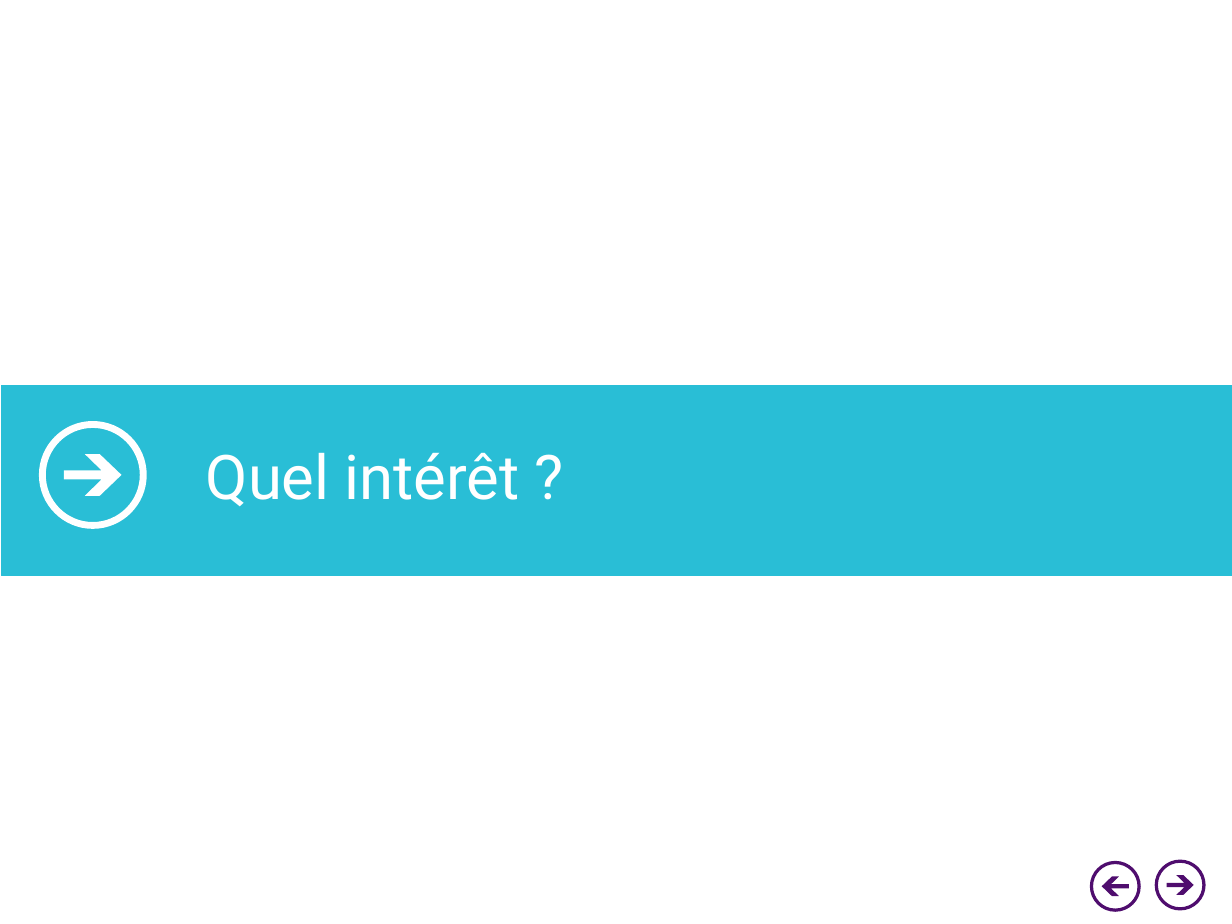
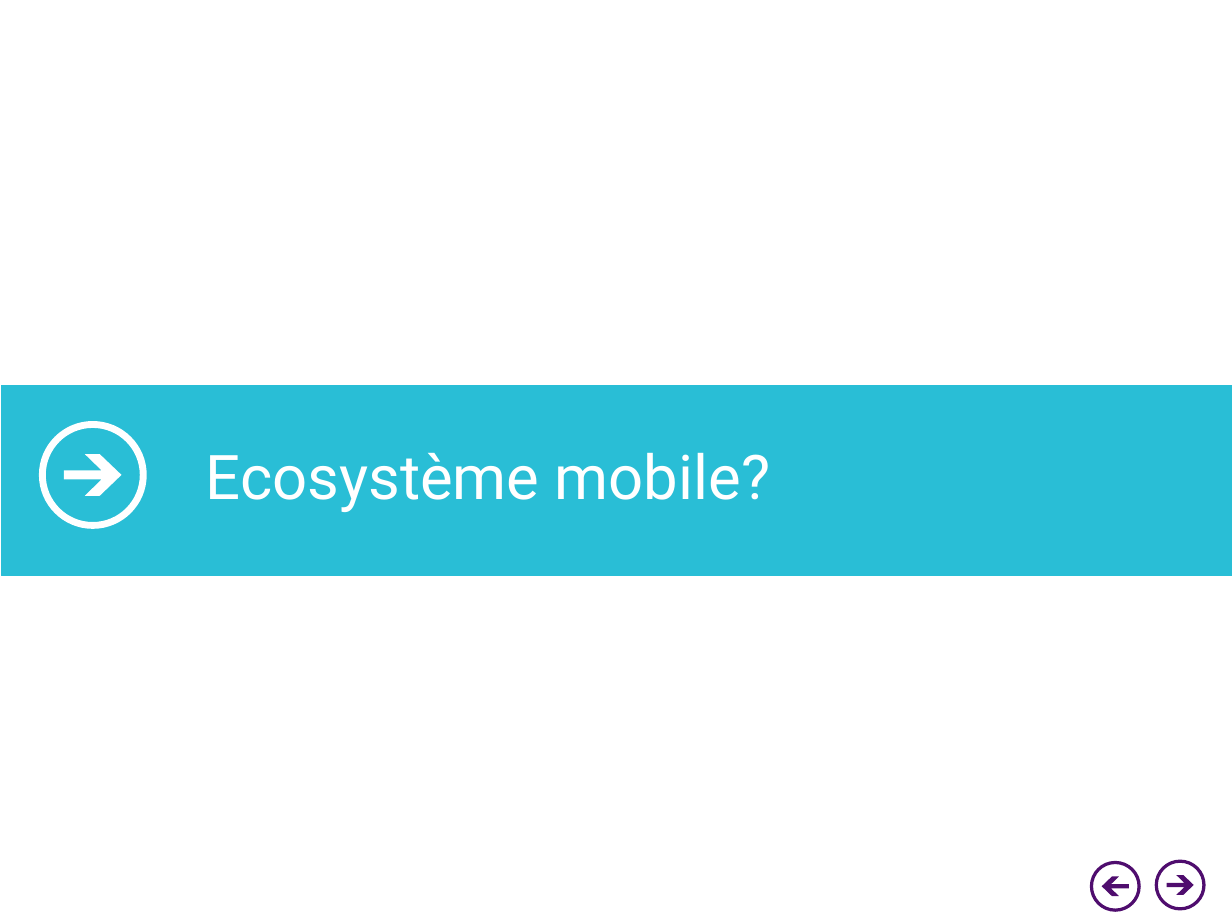
Before and after one commit to lnimong/prezxamarin, a slide deck: slide 4 of XamarinPrez.pptx. Drawn at 1232x924 pixels with LibreOffice and Linux fonts; fonts in the diff are those of the drawing; background and template pictures are left out. Boxes give left, top, right and bottom in pixels: in the first picture for what was removed or moved away, otherwise in the second. Text is boxed around its words. In the diff, an @@ line names an element or a change of style, - is before the commit and + after.

```diff
--- a/XamarinPrez.pptx
+++ b/XamarinPrez.pptx
@@ text at (206,452,770,512): text changed @@
-Quel intérêt ?
+Ecosystème mobile?
```
Also in this commit, not shown: 1 other slide changed, 1 slide added.
